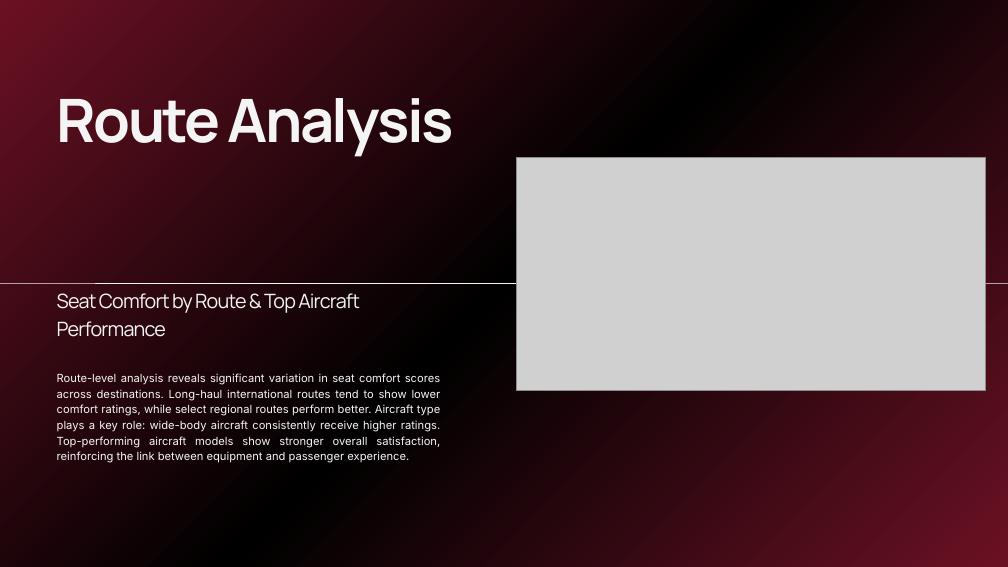
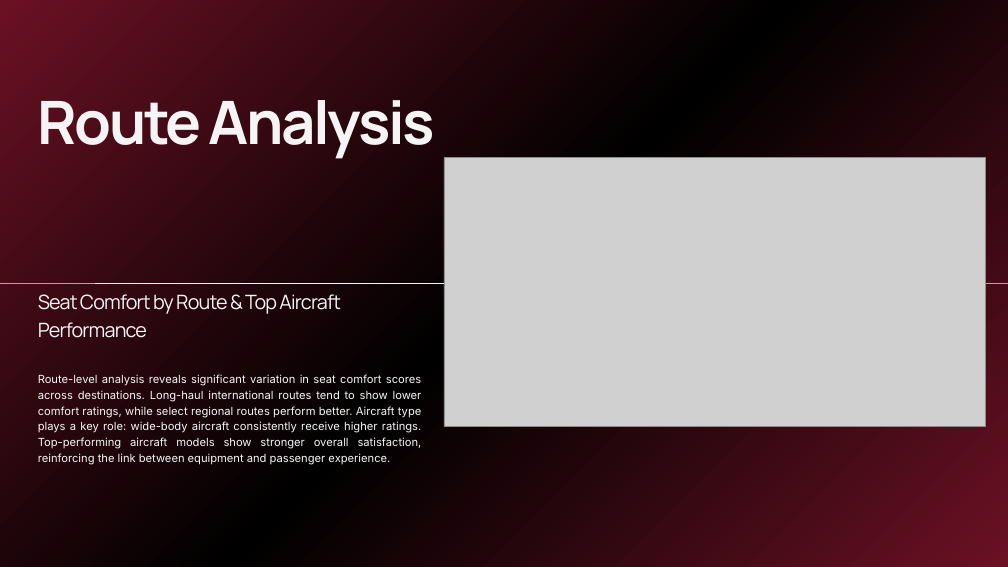
Before and after one commit to rgb-alt/Milestone_2, a slide deck: slide 10 of Philippine Airlines Passenger Review Analysis Milestone 2 Report.pptx (slide 8 before the commit). Drawn at 1008x567 pixels with LibreOffice and Linux fonts; fonts in the diff are those of the drawing; grey boxes stand for pictures. Boxes give left, top, right and bottom in pixels: in the first picture for what was removed or moved away, otherwise in the second. Text is boxed around its words. In the diff, an @@ line names an element or a change of style, - is before the commit and + after.

```diff
--- a/Philippine Airlines Passenger Review Analysis Milestone 2 Report.pptx
+++ b/Philippine Airlines Passenger Review Analysis Milestone 2 Report.pptx
@@ 3 texts: place and size @@
-3 texts at <box>57,98,454,463</box>
+3 texts at <box>38,100,435,465</box>
@@ picture: place and size @@
-picture at <box>517,157,986,390</box>
+picture at <box>444,157,986,426</box>
```
Also in this commit, not shown: 4 other slides changed, 3 slides added.
